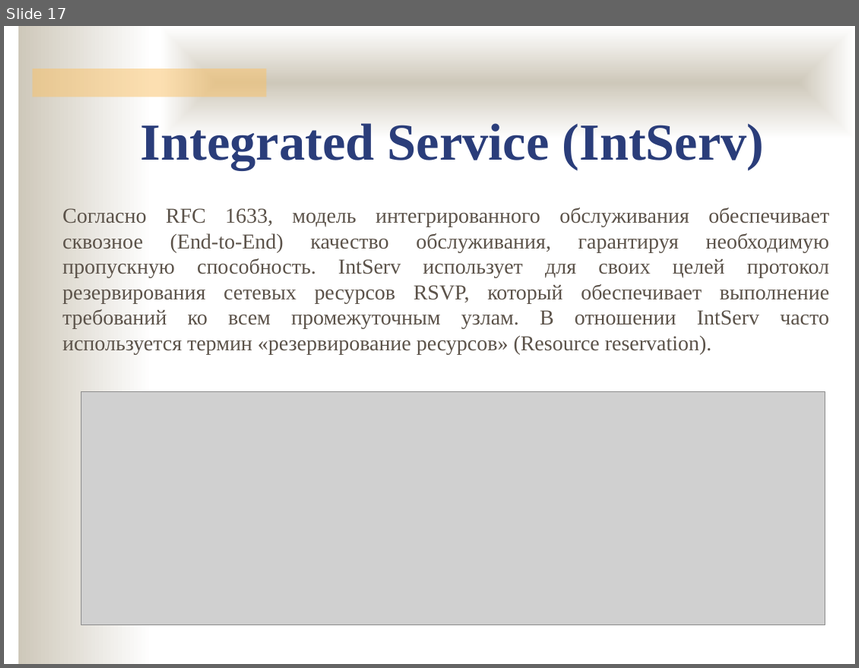
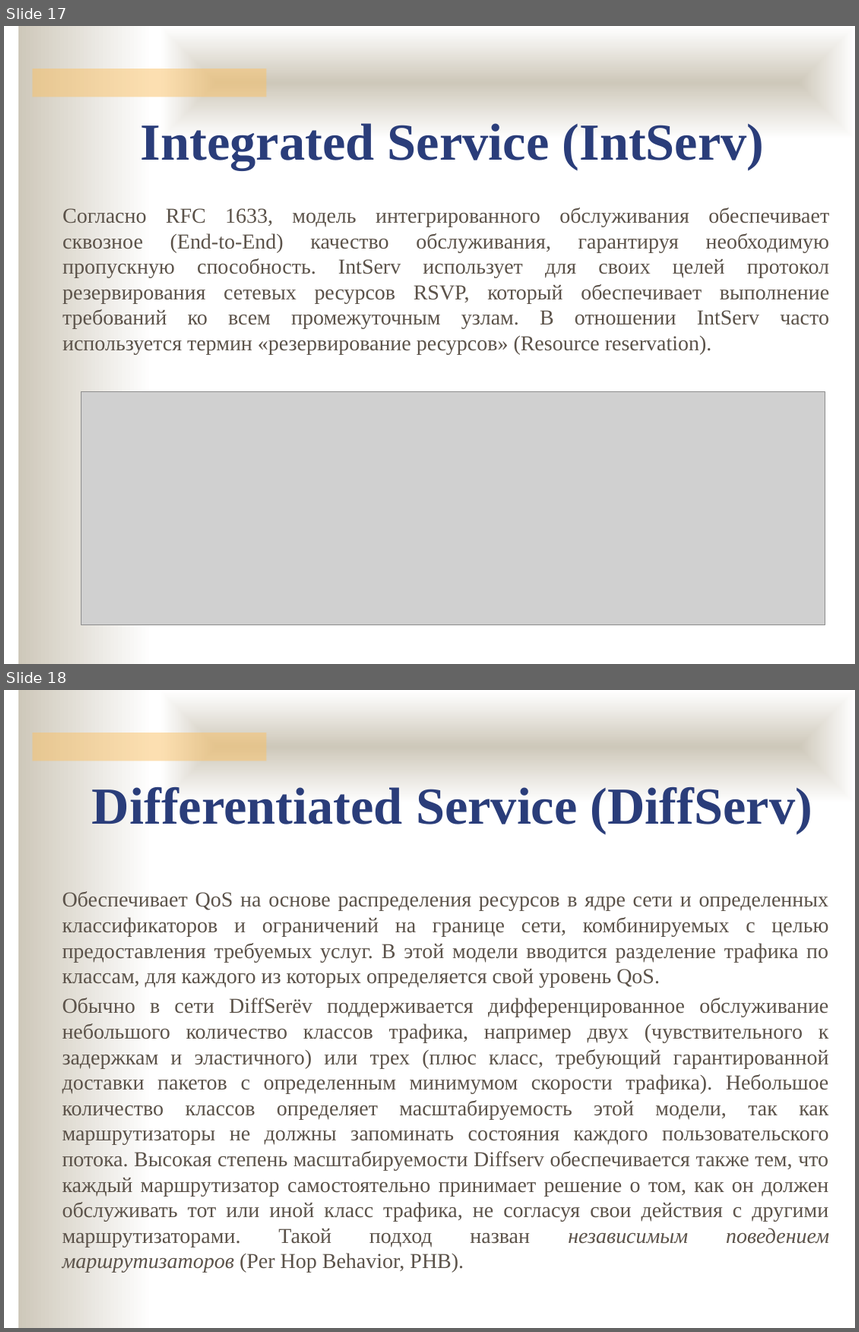
Before and after one commit to ukoloff/nets, a slide deck: lecture/L3+.pptx. Shown one above the other, each under a label of ours: slide 17 before the commit, slides 17 and 18 after it. The pictures are 859x668 and 859x1332 pixels, drawn with LibreOffice and Linux fonts; fonts in the diff are those of the drawing; grey boxes stand for pictures; background and template pictures are left out. Boxes give left, top, right and bottom in pixels: in the first picture for what was removed or moved away, otherwise in the second. Text is boxed around its words. In the diff, an @@ line names an element or a change of style, - is before the commit and + after.

```diff
--- a/lecture/L3+.pptx
+++ b/lecture/L3+.pptx
@@ slide 18 added at [4,690,855,1328], background #FFFFFF; not listed: 3 template elements that a slide beside it also shows @@
@@ text added at [92,787,813,834], 44 pt, text #2A3D7A, bold @@
+Differentiated Service (DiffServ)
@@ text added at [63,891,829,1273], 18 pt, text #5B5249 @@
+Обеспечивает QoS на основе распределения ресурсов в ядре сети и определенных классификаторов и ограничений на границе сети, комбинируемых с целью предоставления требуемых услуг. В этой модели вводится разделение трафика по классам, для каждого из которых определяется свой уровень QoS.
+Обычно в сети DiffSerёv поддерживается дифференцированное обслуживание небольшого количество классов трафика, например двух (чувствительного к задержкам и эластичного) или трех (плюс класс, требующий гарантированной доставки пакетов с определенным минимумом скорости трафика). Небольшое количество классов определяет масштабируемость этой модели, так как маршрутизаторы не должны запоминать состояния каждого пользовательского потока. Высокая степень масштабируемости Diffserv обеспечивается также тем, что каждый маршрутизатор самостоятельно принимает решение о том, как он должен обслуживать тот или иной класс трафика, не согласуя свои действия с другими маршрутизаторами. Такой подход назван независимым поведением маршрутизаторов (Per Hop Behavior, РНВ).
```
Also in this commit, not shown: 4 slides changed, 9 other slides added.
